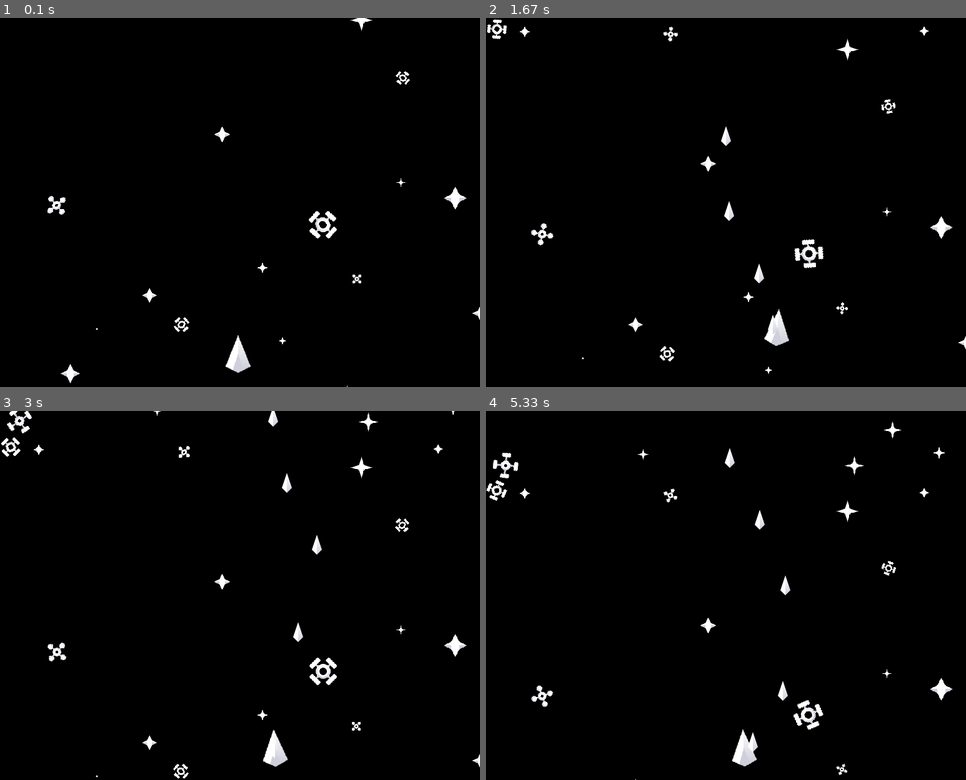
Above: before the commit, frames 1-4 (two rows, left to right).
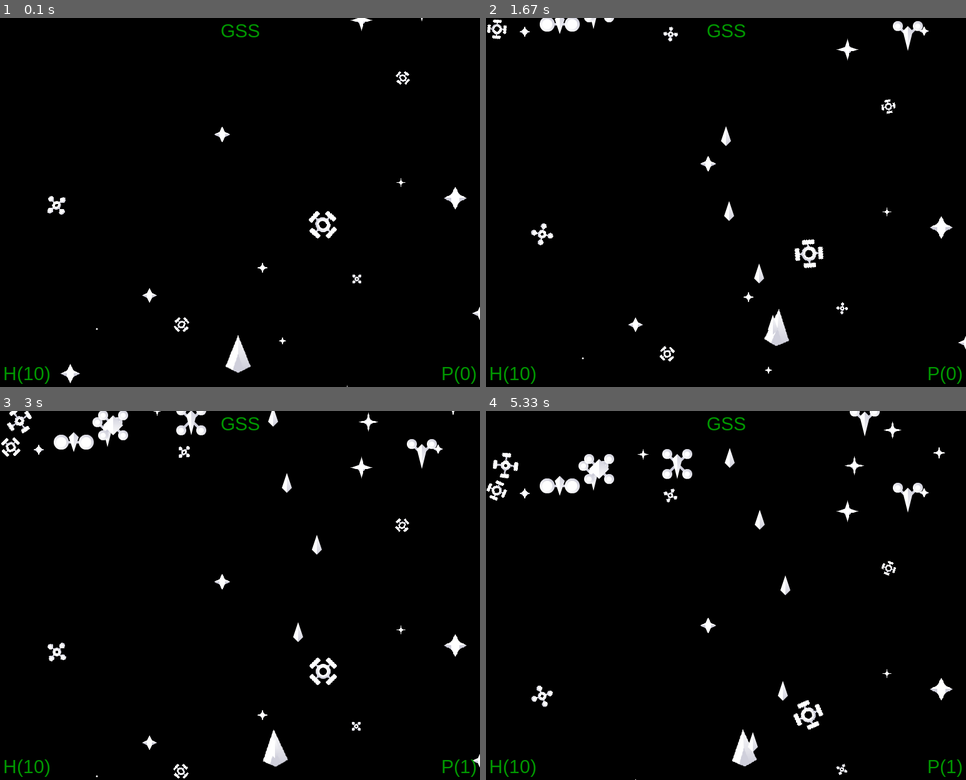
Above: after the commit, the same moments.

Repository: EchoRover/space_shooter_pygame
Game: pygame game, started from main.py
Same seed, same stepped clock (60 frames per second), same inputs: the game is played once before the commit and once after it.
Inputs:
- Up to frame 1 (0.1 s): no input
- Up to frame 2 (1.67 s): tap Space at 0.33, 0.73, 1.03, 1.23, 1.57 s; hold Right 0.67-1.13 s; hold Up 1.17-1.47 s; hold Right from 1.5 s (still down)
- Up to frame 3 (3 s): tap Space at 1.87, 2.07, 2.37, 2.63, 2.97 s; release Right at 1.97 s; hold Left 2-2.53 s; hold Down 2.57-2.87 s; hold Left from 2.9 s (still down)
- Up to frame 4 (5.33 s): tap Space at 3.27, 3.4, 3.8, 4.1, 4.47, 4.87, 5.17 s; release Left at 3.3 s; hold Up 3.33-3.7 s; hold Right 3.73-4.37 s; hold Down 4.4-4.77 s; hold Left 4.8-5.27 s; hold Right from 5.3 s (still down)

The runs differ from the first frame. In frame 1, 0.4% of the frame differs, in the area x 0-100%, y 0-100%; in frame 2, 0.9%; in frame 3, 1.5%; in frame 4, 1.7%.

Commit message:
added enemys,score,health~ no win/loss state yet

Diff:
--- a/main.py
+++ b/main.py
@@ -34,6 +34,9 @@
 
         self.shoot_cooldown = 0.3
         self.last_shot_time = pygame.time.get_ticks()
+        self.score = 0
+        self.health = 10
+
 
 
     def inputs(self):
@@ -67,6 +70,59 @@
 
         self.image = pygame.transform.scale_by(self.orginal,0.7 + round(self.vy,2) * 0.007)
         self.image = pygame.transform.rotozoom( self.image, -self.vx,0.9 )
+        self.bounds()
+
+        ui_group.addtext(text = f"P({self.score})",position = (S_WIDTH - 5,S_HEIGHT - 5),istemp = True,place= "bottomright")
+        ui_group.addtext(text = f"H({self.health})",position = (5,S_HEIGHT - 5),istemp = True,place= "bottomleft")
+    def bounds(self):
+        if self.rect.x + self.rect.width < 0:
+            self.rect.x = S_WIDTH
+        elif self.rect.x - self.rect.width > S_WIDTH:
+            self.rect.x = 0
+
+
+
+class Enemy(pygame.sprite.Sprite):
+    def __init__(self,x = None,y = None):
+        super().__init__()
+        weights = [5,4,3,2,1]
+        myimg = os.listdir("graphics/enemys")
+        assert len(weights) == len(myimg) ,"error image weight background"
+        new = []
+        for i in range(len(weights)):
+            new.extend([myimg[i]] * weights[i])
+        self.myimg = random.choice(new)
+        self.image = pygame.image.load("graphics/enemys/" + self.myimg).convert_alpha()
+        self.image = pygame.transform.flip(self.image,flip_x=False,flip_y= True)
+
+        if x == None or y == None:
+            self.rect = self.image.get_rect(center = (random.randint(0,S_WIDTH),random.randint(-500,-10)))
+        else:
+            self.rect = self.image.get_rect(center = (x,y))
+
+        self.speed = random.randint(10,15)/10
+
+    def update(self):
+        # self.speed = (self.speed * 0.8) + 2
+        self.rect.y += self.speed + player.pull
+        self.remove()
+
+    def remove(self):
+        if self.rect.y > S_HEIGHT + 200:
+            player.health -= 1
+            self.kill()
+        for bullet in bullets_group:
+            if self.rect.colliderect(bullet.rect):
+                # Collision based on the rectangles' bounding boxes (centers)
+                bullet.kill()
+                player.score += 1
+                self.kill()
+
+
+
+
+
+
 
 
 class Bullets(pygame.sprite.Sprite):
@@ -84,6 +140,46 @@
 	def outscreenkill(self):
 		if self.rect.y < -30:
 			self.kill()
+
+class UI(pygame.sprite.Group):
+    def __init__(self):
+        super().__init__()
+        self.display_surface = pygame.display.get_surface()
+
+    def setuptext(self,font_name,font_size,font_color):
+        self.font_size = font_size
+        self.font_style = pygame.font.SysFont(font_name,font_size)
+        self.font_color = font_color
+        self.all_texts = []
+
+    def addtext(self,text,position,size = None,place = None,istemp = False):
+        if not size:
+            size = self.font_size
+        img = self.font_style.render(text,True,self.font_color)
+        self.all_texts.append((img,position,place,istemp))
+
+    def draw(self):
+        texts_to_remove = []
+
+        for text, position, place, istemp in self.all_texts:
+            if istemp:
+                texts_to_remove.append((text, position, place, istemp))
+
+            trect = text.get_rect()
+
+            place_attr = getattr(trect, place, None)
+            if not place:
+                trect.topleft = position
+
+            else:
+                setattr(trect,place, position)
+
+            self.display_surface.blit(text, trect)
+
+
+        for text_to_remove in texts_to_remove:
+            self.all_texts.remove(text_to_remove)
+
 
 
 class Background(pygame.sprite.Sprite):
@@ -96,10 +192,7 @@
         for i in range(len(weights)):
             new.extend([myimg[i]] * weights[i])
         self.myimg = random.choice(new)
-
-
         self.image = pygame.image.load("graphics/background/" + self.myimg).convert_alpha()
-
 
         self.image = pygame.transform.scale_by(self.image,random.randint(30,80) * 0.01)
 
@@ -139,8 +232,16 @@
 player = Player()
 player_group = pygame.sprite.Group()
 player_group.add(player)
-
 bullets_group = pygame.sprite.Group()
+
+enemy_group = pygame.sprite.Group()
+for i in range(20):
+    enemy_group.add(Enemy())
+
+ui_group = UI()
+ui_group.setuptext("Arial",30,(0,153,0))
+ui_group.addtext("GSS",(S_WIDTH//2,20), size = 40,place = "center")
+
 
 background_group = pygame.sprite.Group()
 for i in range(20):
@@ -155,20 +256,29 @@
         # elif event.type == pygame.KEYDOWN:
         #     player.update()
 
+
     # player_group.update()
     if len(background_group) < 30:
         background_group.add(Background())
+    if len(enemy_group) < 10:
+        enemy_group.add(Enemy())
     screen.fill((0,0,0))
 
     background_group.draw(screen)
     background_group.update()
 
+    enemy_group.draw(screen)
+    enemy_group.update()
+
     player_group.draw(screen)
     player_group.update()
 
     bullets_group.draw(screen)
     bullets_group.update()
 
+    ui_group.draw()
+    ui_group.update()
+
     pygame.display.flip()
 
     clock.tick(30)
Binary file added: graphics/enemys/enemy_A.png
Binary file added: graphics/enemys/enemy_B.png
Binary file added: graphics/enemys/enemy_C.png
Binary file added: graphics/enemys/enemy_D.png
Binary file added: graphics/enemys/enemy_E.png
Not shown, added: .DS_Store
